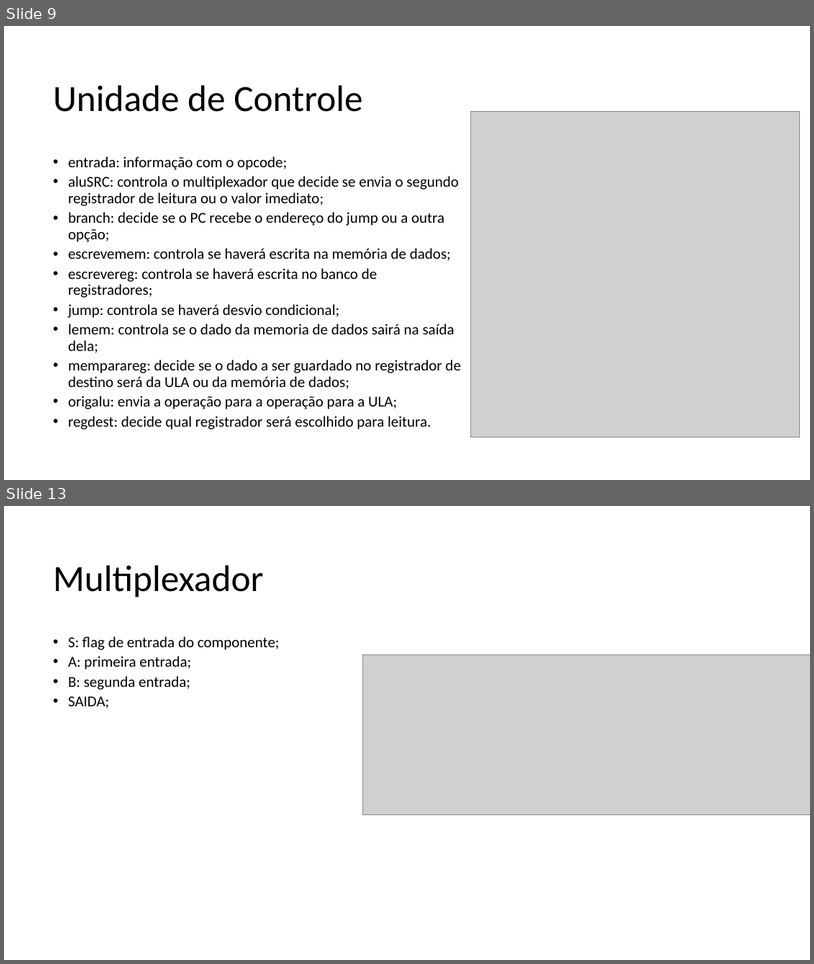
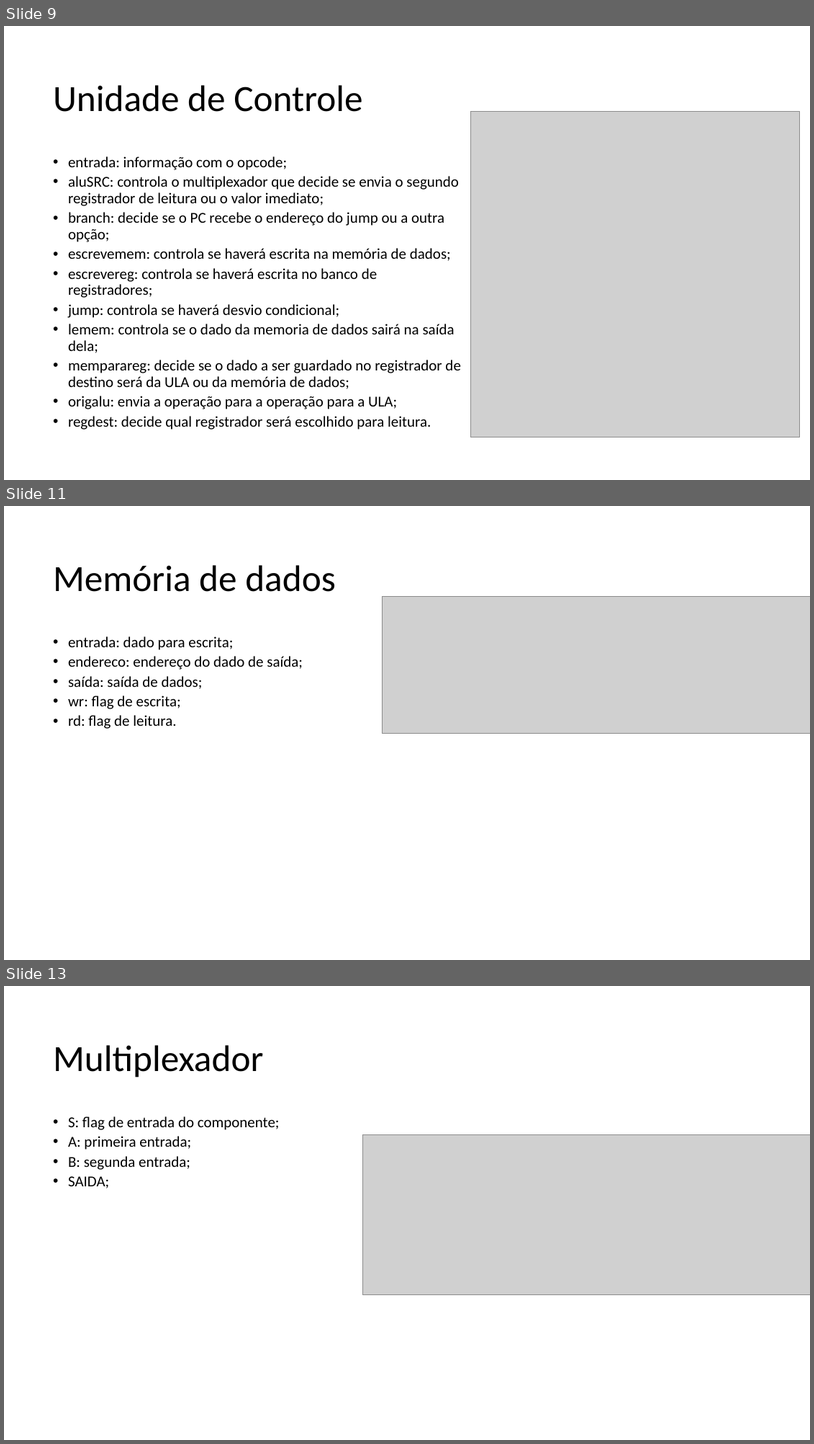
Before and after one commit to ArcanjoGabriel42/Final_Judgment_Processor, a slide deck: Luigi/Processador Uniciclo 16 bits.pptx. Shown one above the other, each under a label of ours: slides 9 and 13 before the commit, slides 9, 11 and 13 after it; the slides between them are not shown. The pictures are 814x964 and 814x1444 pixels, drawn with LibreOffice and Linux fonts; fonts in the diff are those of the drawing; grey boxes stand for pictures. Boxes give left, top, right and bottom in pixels: in the first picture for what was removed or moved away, otherwise in the second. Text is boxed around its words. In the diff, an @@ line names an element or a change of style, - is before the commit and + after.

```diff
--- a/Luigi/Processador Uniciclo 16 bits.pptx
+++ b/Luigi/Processador Uniciclo 16 bits.pptx
@@ slide 11 added at [4, 506, 810, 960], background #FFFFFF @@
@@ title added at [53, 565, 336, 592], 44 pt, text #000000 @@
+Memória de dados
@@ picture added at [382, 597, 810, 733] @@
@@ text added at [68, 636, 303, 728], 18 pt, text #000000 @@
+• entrada: dado para escrita;
+• endereco: endereço do dado de saída;
+• saída: saída de dados;
+• wr: flag de escrita;
+• rd: flag de leitura.
```
Also in this commit, not shown: 2 slides changed, 1 slide removed, 1 other file.
